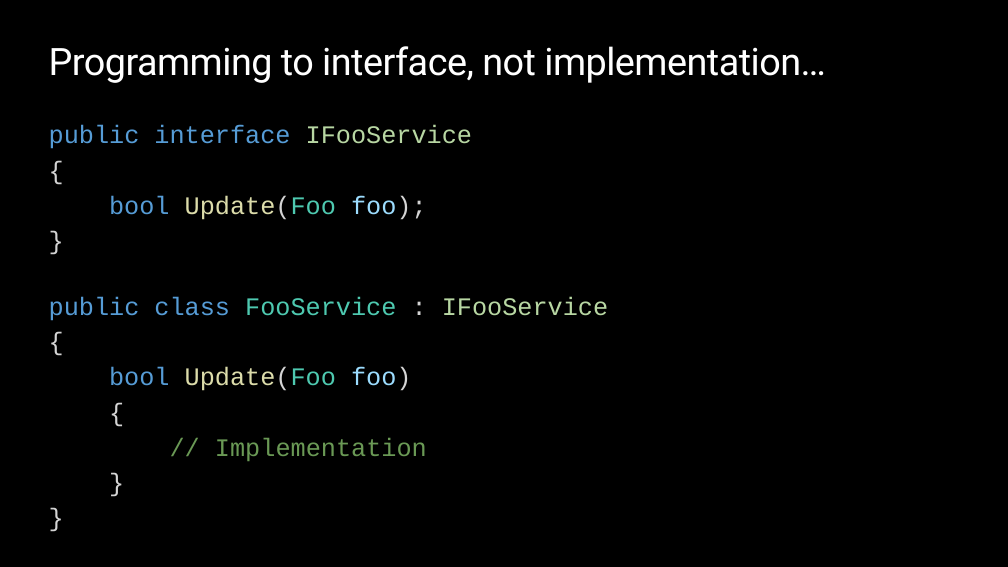
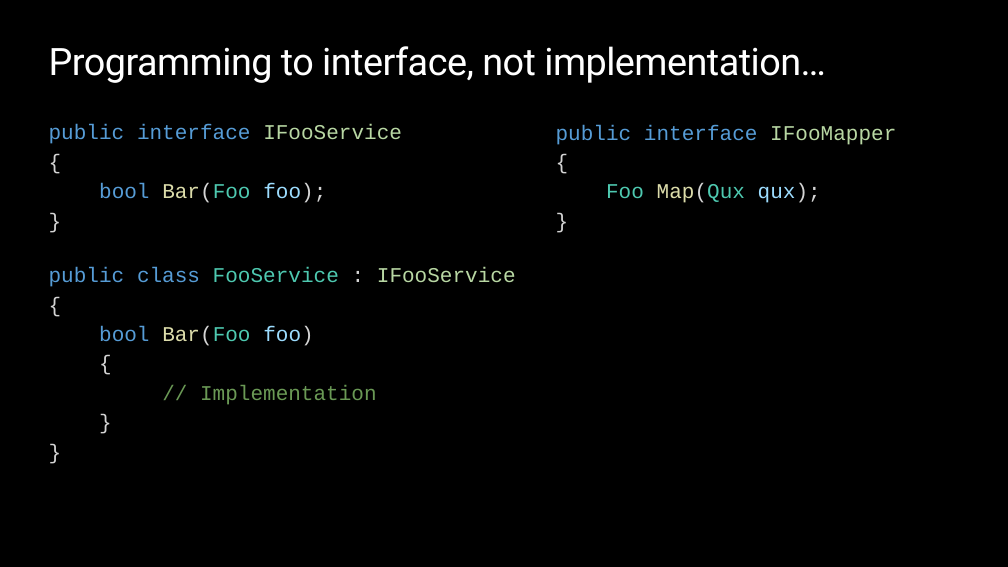
Before and after one commit to ondfisk/BDSA2020, a slide deck: slide 10 of Slides/Lecture05 - Dependency Injection, Testing Entity Framework.pptx (slide 8 before the commit). Drawn at 1008x567 pixels with LibreOffice and Linux fonts; fonts in the diff are those of the drawing; background and template pictures are left out. Boxes give left, top, right and bottom in pixels: in the first picture for what was removed or moved away, otherwise in the second. Text is boxed around its words. In the diff, an @@ line names an element or a change of style, - is before the commit and + after.

```diff
--- a/Slides/Lecture05 - Dependency Injection, Testing Entity Framework.pptx
+++ b/Slides/Lecture05 - Dependency Injection, Testing Entity Framework.pptx
@@ text at (49, 124, 516, 405): size 24 to 20 pt in "public interface IFooService", "{", "}", "public class FooService : IFooService" and 5 more places @@
@@ text added at (556, 125, 896, 203), 20 pt, text #569CD6 @@
+public interface IFooMapper
+{
+Foo Map(Qux qux);
+}
@@ text at (99, 183, 326, 203): text changed; size 24 to 20 pt; text colour #DCDCAA to #569CD6 @@
-bool Update(Foo foo);
+bool Bar(Foo foo);
@@ text at (99, 326, 313, 346): text changed; size 24 to 20 pt; text colour #DCDCAA to #569CD6 @@
-bool Update(Foo foo)
+bool Bar(Foo foo)
```
Also in this commit, not shown: 12 other slides changed, 5 slides added, 3 slides removed, 20 other files.
